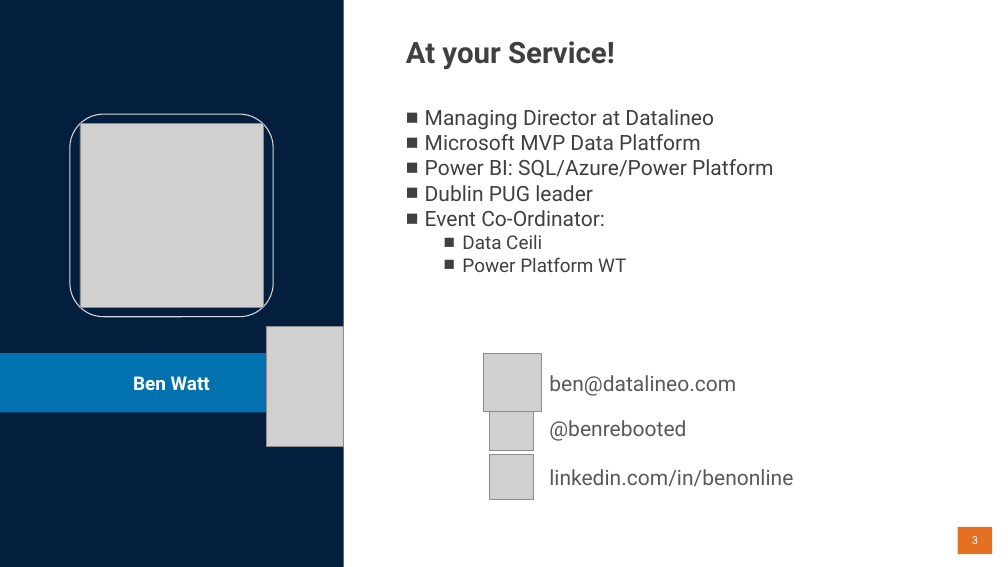
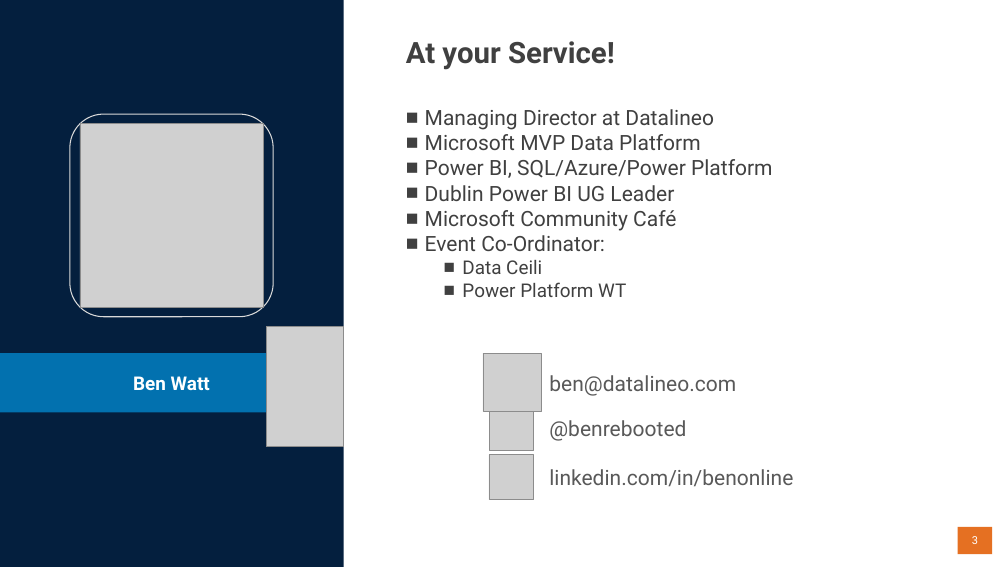
Before and after one commit to datalineo/sessions, a slide deck: slide 3 of Power Automate Image Analytics/Power Automate Image Analytics.pptx. Drawn at 1008x567 pixels with LibreOffice and Linux fonts; fonts in the diff are those of the drawing; grey boxes stand for pictures; background and template pictures are left out. Boxes give left, top, right and bottom in pixels: in the first picture for what was removed or moved away, otherwise in the second. Text is boxed around its words. In the diff, an @@ line names an element or a change of style, - is before the commit and + after.

```diff
--- a/Power Automate Image Analytics/Power Automate Image Analytics.pptx
+++ b/Power Automate Image Analytics/Power Automate Image Analytics.pptx
@@ text at bbox=[425, 159, 773, 231]: text changed @@
-■ Power BI: SQL/Azure/Power Platform
-■ Dublin PUG leader
+■ Power BI, SQL/Azure/Power Platform
+■ Dublin Power BI UG Leader
+■ Microsoft Community Café
```
Also in this commit, not shown: 3 other slides changed, 1 other file.
